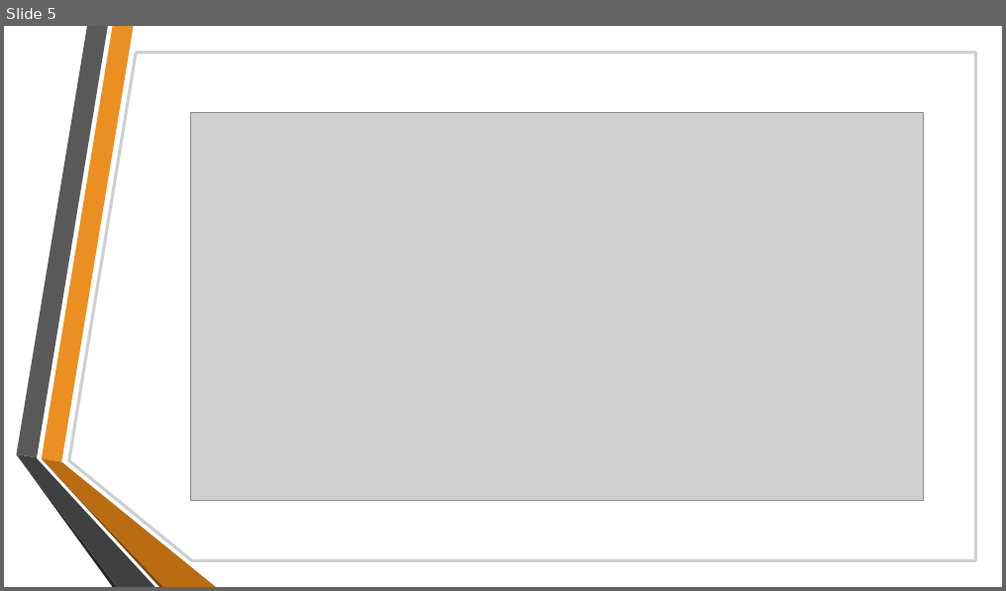
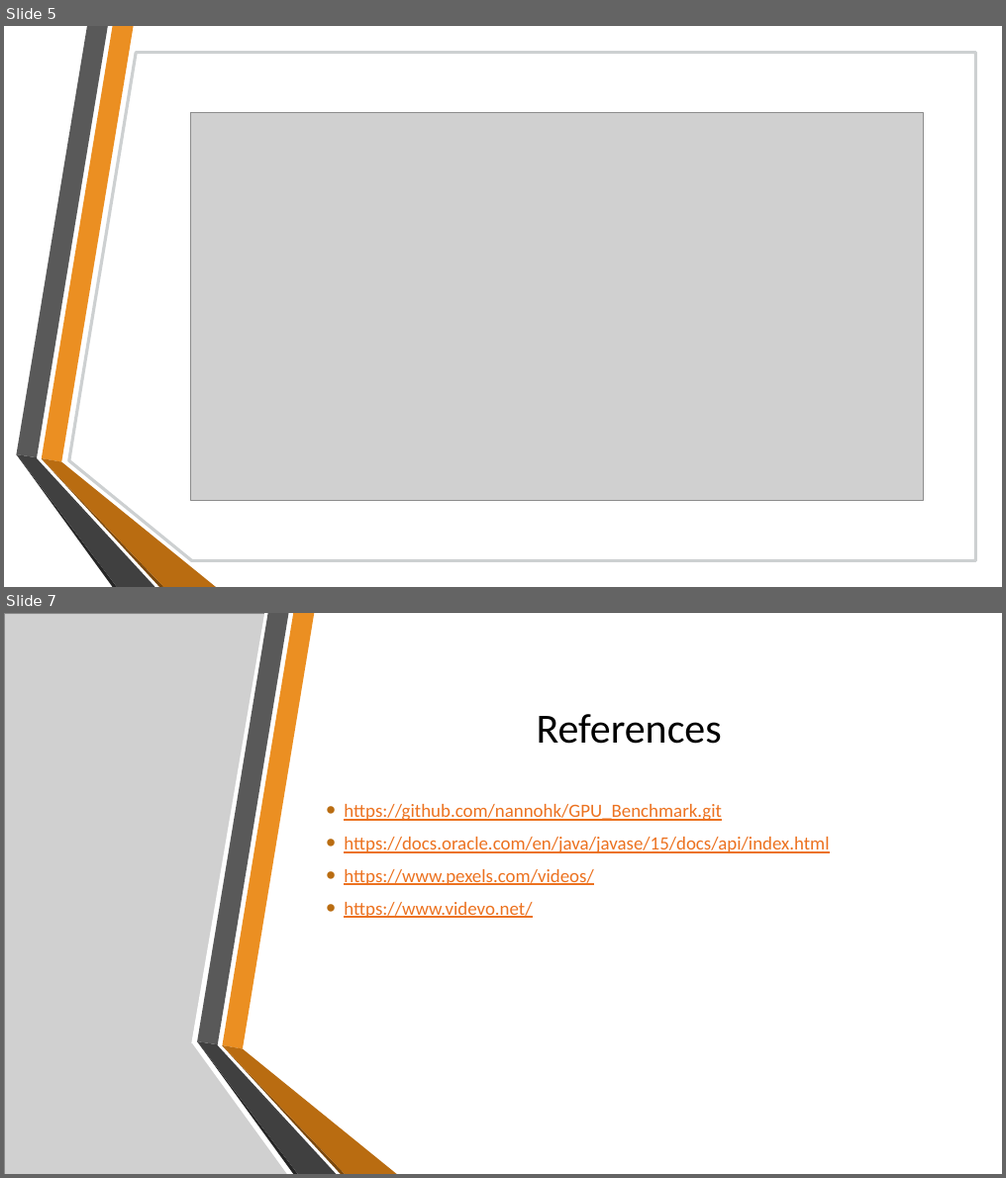
Before and after one commit to nannohk/GPU_Benchmark, a slide deck: Presentation.pptx. Shown one above the other, each under a label of ours: slide 5 before the commit, slides 5 and 7 after it; the slides between them are not shown. The pictures are 1006x591 and 1006x1178 pixels, drawn with LibreOffice and Linux fonts; fonts in the diff are those of the drawing; grey boxes stand for pictures; background and template pictures are left out. Boxes give left, top, right and bottom in pixels: in the first picture for what was removed or moved away, otherwise in the second. Text is boxed around its words. In the diff, an @@ line names an element or a change of style, - is before the commit and + after.

```diff
--- a/Presentation.pptx
+++ b/Presentation.pptx
@@ slide 7 added at [4,613,1002,1174], background picture (left out) @@
@@ rectangle added at [4,613,1002,1174], fill #FFFFFF @@
@@ picture added at [4,613,391,1174] @@
@@ freeform shape added at [191,613,405,1047], fill #FFFFFF @@
@@ title added at [537,714,722,744], 40 pt, text #000000 @@
+References
@@ text added at [344,804,829,918], 18 pt, text #EC7220, underline @@
+• https://github.com/nannohk/GPU_Benchmark.git
+• https://docs.oracle.com/en/java/javase/15/docs/api/index.html
+• https://www.pexels.com/videos/
+• https://www.videvo.net/
@@ group added at [16,613,216,1174]: 6 freeform shapes @@
@@ freeform shape added at [193,1044,399,1174], fill #FFFFFF @@
@@ group added at [197,613,397,1174]: 6 freeform shapes @@
```
Also in this commit, not shown: 1 slide removed.
